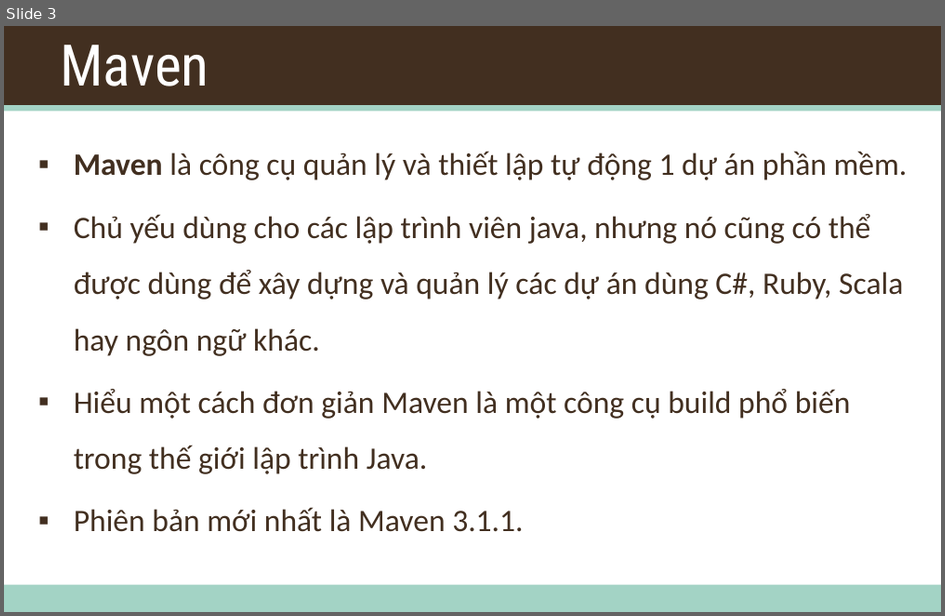
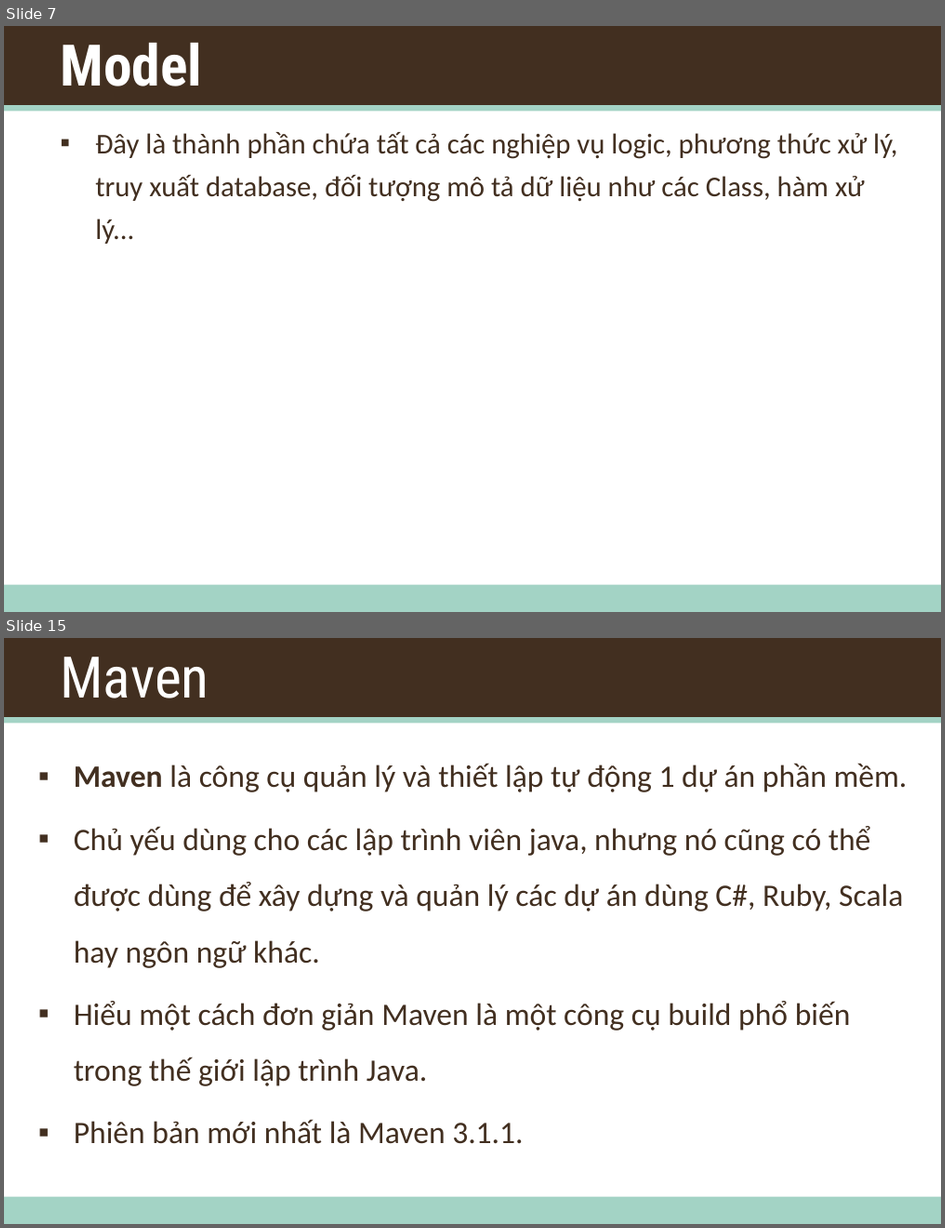
Before and after one commit to daotk/cap-deadline, a slide deck: Training/Training.pptx. Shown one above the other, each under a label of ours: slide 3 before the commit, slides 7 and 15 after it; the slides between them are not shown. The pictures are 945x616 and 945x1228 pixels, drawn with LibreOffice and Linux fonts; fonts in the diff are those of the drawing; background and template pictures are left out. Boxes give left, top, right and bottom in pixels: in the first picture for what was removed or moved away, otherwise in the second. Text is boxed around its words. In the diff, an @@ line names an element or a change of style, - is before the commit and + after.

```diff
--- a/Training/Training.pptx
+++ b/Training/Training.pptx
@@ slide 7 added at <box>4,26,941,612</box>, background #FFFFFF; not listed: 3 template elements that a slide beside it also shows @@
@@ title added at <box>60,42,202,86</box>, 44 pt, text #FFFFFF, bold @@
+Model
@@ text added at <box>95,132,898,244</box>, 22 pt, text #422F20 @@
+▪ Đây là thành phần chứa tất cả các nghiệp vụ logic, phương thức xử lý, truy xuất database, đối tượng mô tả dữ liệu như các Class, hàm xử lý...
@@ what was slide 3 is now slide 15 @@
```
Also in this commit, not shown: 1 slide changed, 12 other slides added, 1 slide removed.
